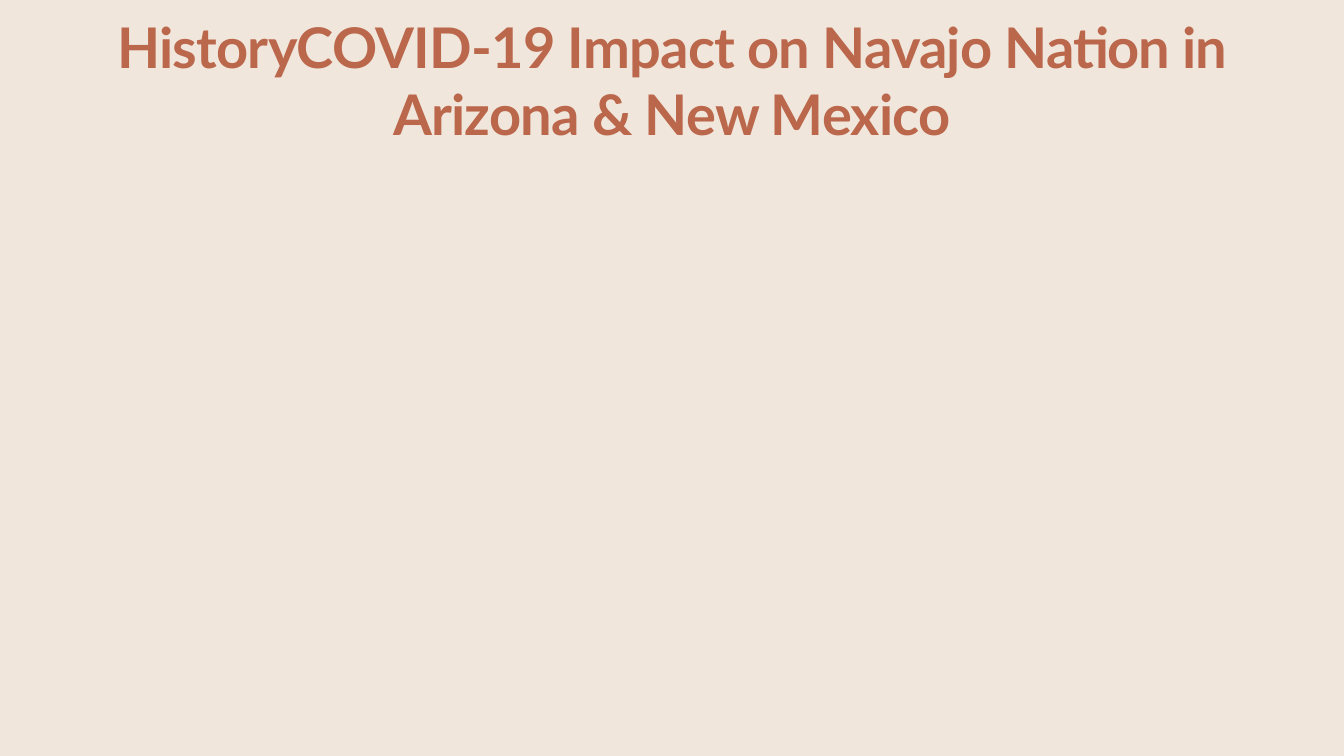
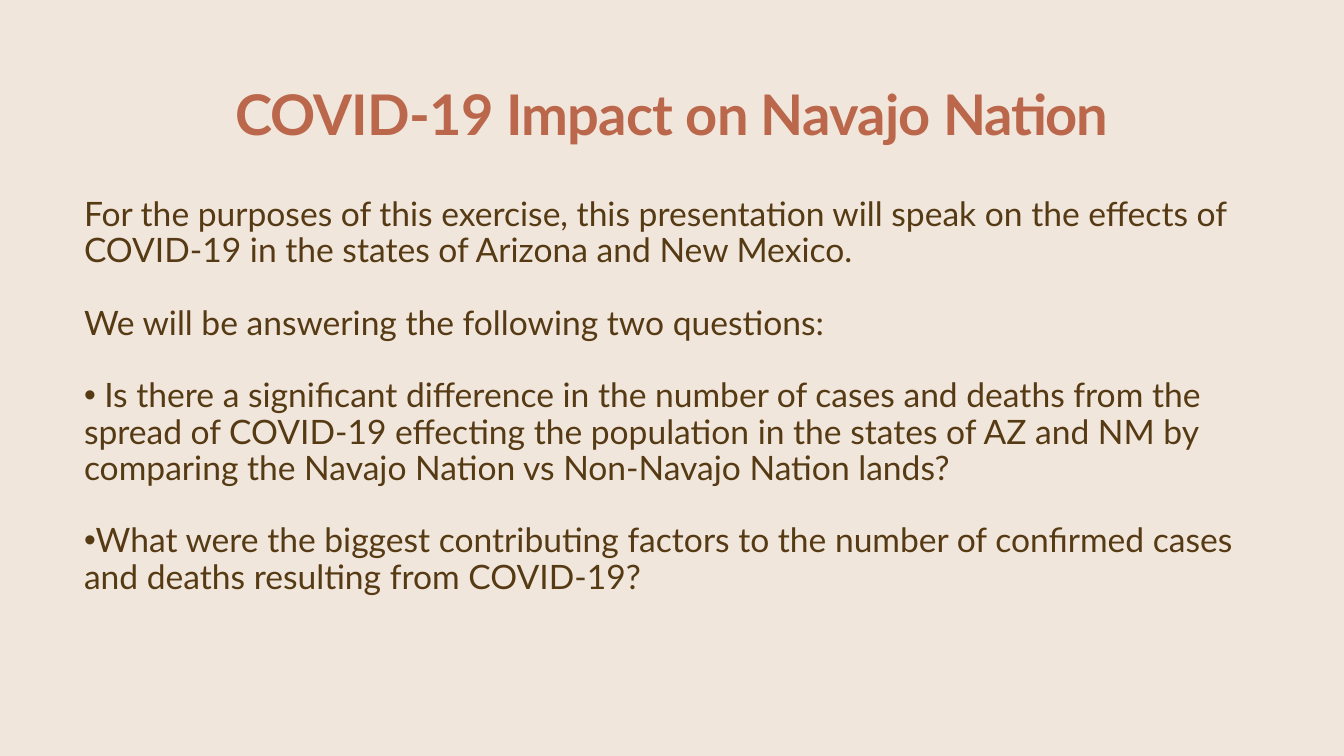
Before and after one commit to CCostenbader/Covid-19-effects-on-the-Navajo-Nation-Indian-Tribe, a slide deck: slide 7 of PPCRAIG.pptx. Drawn at 1344x756 pixels with LibreOffice and Linux fonts; fonts in the diff are those of the drawing; background and template pictures are left out. Boxes give left, top, right and bottom in pixels: in the first picture for what was removed or moved away, otherwise in the second. Text is boxed around its words. In the diff, an @@ line names an element or a change of style, - is before the commit and + after.

```diff
--- a/PPCRAIG.pptx
+++ b/PPCRAIG.pptx
@@ title at [235,93,1109,145]: text changed @@
-HistoryCOVID-19 Impact on Navajo Nation in Arizona & New Mexico
+COVID-19 Impact on Navajo Nation
@@ text added at [84,201,1233,595], 24 pt, text #563B14 @@
+For the purposes of this exercise, this presentation will speak on the effects of COVID-19 in the states of Arizona and New Mexico.
+We will be answering the following two questions:
+• Is there a significant difference in the number of cases and deaths from the spread of COVID-19 effecting the population in the states of AZ and NM by comparing the Navajo Nation vs Non-Navajo Nation lands?
+• What were the biggest contributing factors to the number of confirmed cases and deaths resulting from COVID-19?
```
Also in this commit, not shown: 6 other slides changed, 11 slides added, 13 slides removed, 5 other files.
